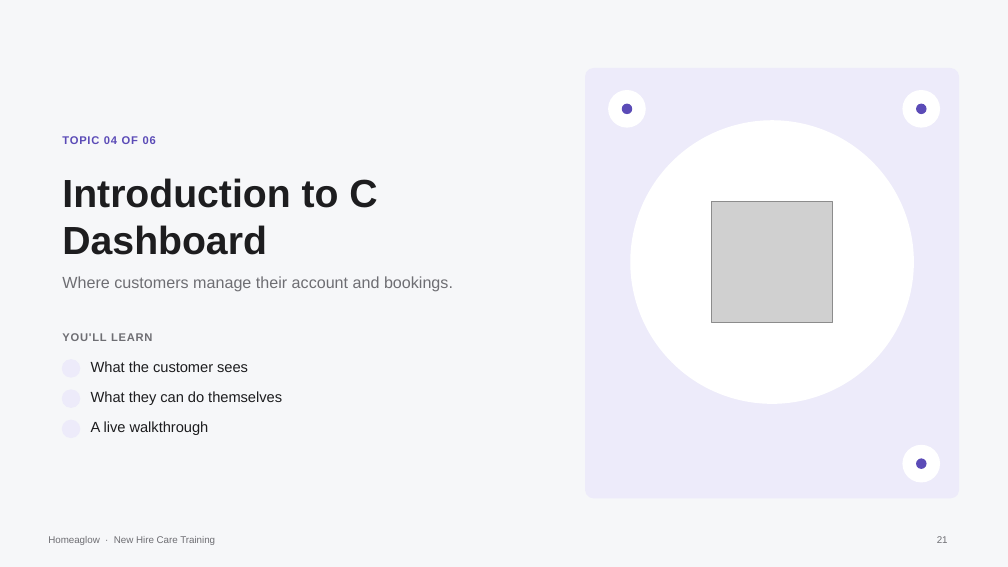
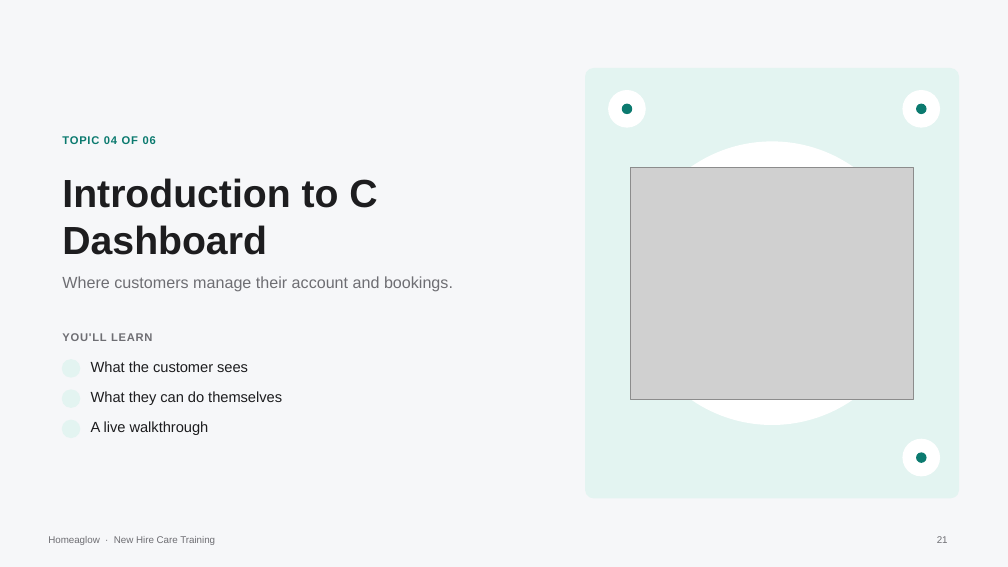
Before and after one commit to anjulimichelle/training, a slide deck: slide 21 of customer-foundations/customer-foundations-c-crm.pptx. Drawn at 1008x567 pixels with LibreOffice and Linux fonts; fonts in the diff are those of the drawing; grey boxes stand for pictures; background and template pictures are left out. Boxes give left, top, right and bottom in pixels: in the first picture for what was removed or moved away, otherwise in the second. Text is boxed around its words. In the diff, an @@ line names an element or a change of style, - is before the commit and + after.

```diff
--- a/customer-foundations/customer-foundations-c-crm.pptx
+++ b/customer-foundations/customer-foundations-c-crm.pptx
@@ rounded rectangle at box(586, 69, 959, 498): fill #EDEBFA to #E3F4F1; outline #EDEBFA 0.75 pt to #E3F4F1 0.75 pt @@
@@ text "TOPIC 04 OF 06" at box(62, 136, 156, 144): text colour #5B4BB7 to #0B7A6F @@
@@ ellipse: place and size @@
-ellipse at box(631, 121, 913, 403)
+ellipse at box(631, 142, 913, 424)
@@ picture: place and size @@
-picture at box(712, 202, 833, 323)
+picture at box(630, 167, 913, 399)
@@ ellipse: place and size @@
-ellipse at box(903, 446, 939, 482)
+ellipse at box(903, 439, 939, 476)
@@ ellipse: place and size @@
-ellipse at box(917, 459, 926, 468)
+ellipse at box(917, 454, 926, 463)
@@ fill #5B4BB7 to #0B7A6F; outline #5B4BB7 1 pt to #0B7A6F 1 pt in 3 elements at box(622, 104, 631, 113), box(917, 104, 926, 113), box(917, 454, 926, 463) @@
```
Also in this commit, not shown: 23 other slides changed, 3 slides added, 2 slides removed, 12 other files.
